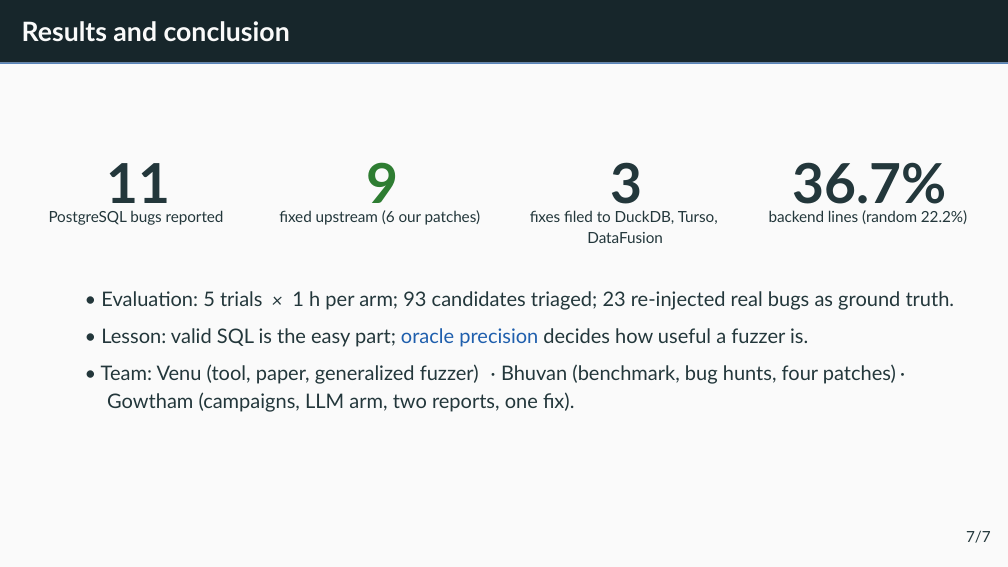
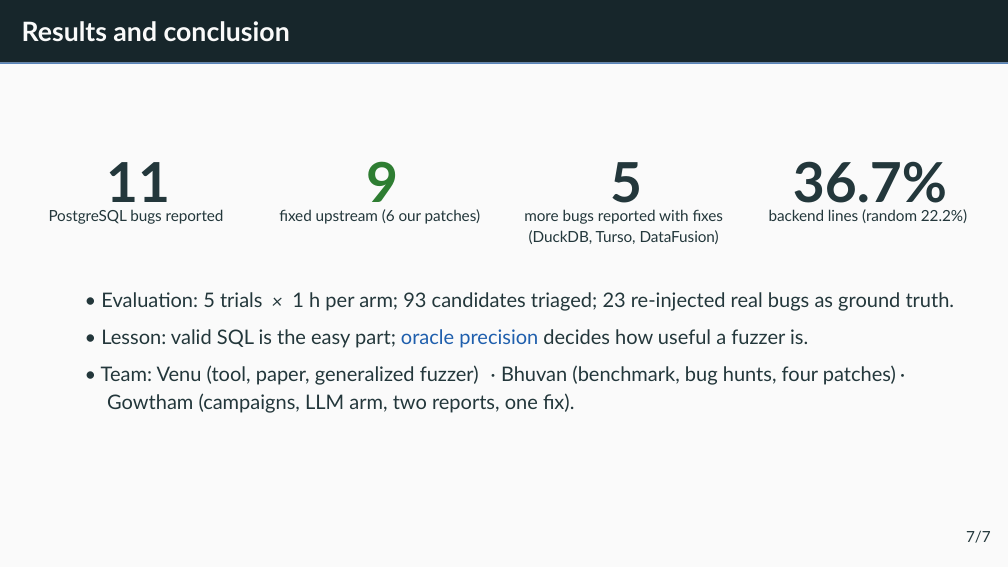
Before and after one commit to v28k/cs5187-term-project, a slide deck: slide 8 of completion/classtalk/short_talk.pptx. Drawn at 1008x567 pixels with LibreOffice and Linux fonts; fonts in the diff are those of the drawing. Boxes give left, top, right and bottom in pixels: in the first picture for what was removed or moved away, otherwise in the second. Text is boxed around its words. In the diff, an @@ line names an element or a change of style, - is before the commit and + after.

Commit message:
Generalized fuzzer: five filed bugs, rule-kernel result and reproduce_generalized.sh in paper, slides and guide

```diff
--- a/completion/classtalk/short_talk.pptx
+++ b/completion/classtalk/short_talk.pptx
@@ text at (x1=610, y1=162, x2=642, y2=212): text changed @@
-3
+5
@@ text added at (x1=524, y1=209, x2=724, y2=224), 6.9 pt, text #23373B @@
+more bugs reported with ﬁxes
@@ text at (x1=529, y1=230, x2=719, y2=244): text changed @@
-ﬁxes ﬁled to DuckDB, Turso,
+(DuckDB, Turso, DataFusion)
@@ text removed at (x1=587, y1=232, x2=662, y2=243) @@
-DataFusion
```
Also in this commit, not shown: 1 other slide changed, 24 other files.
